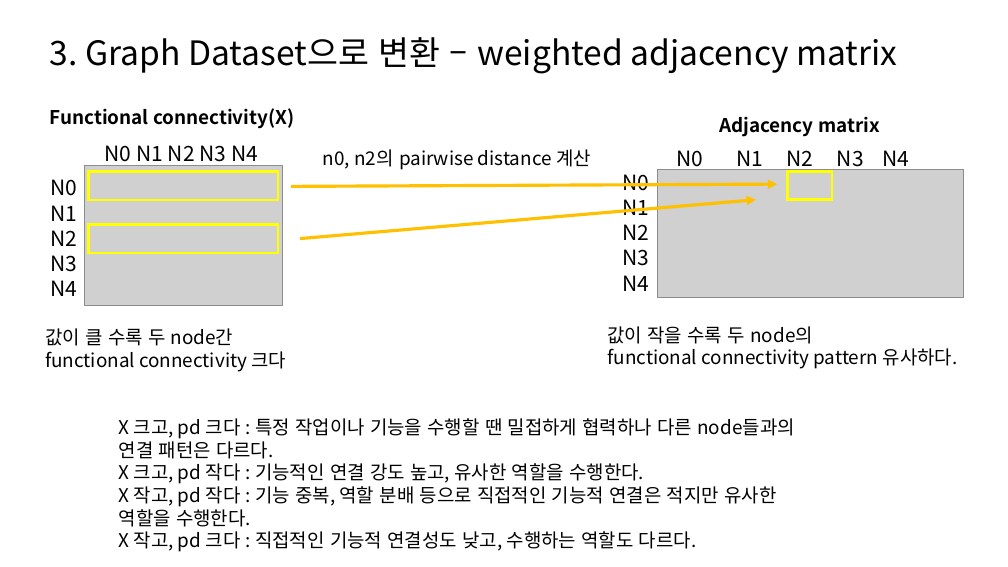
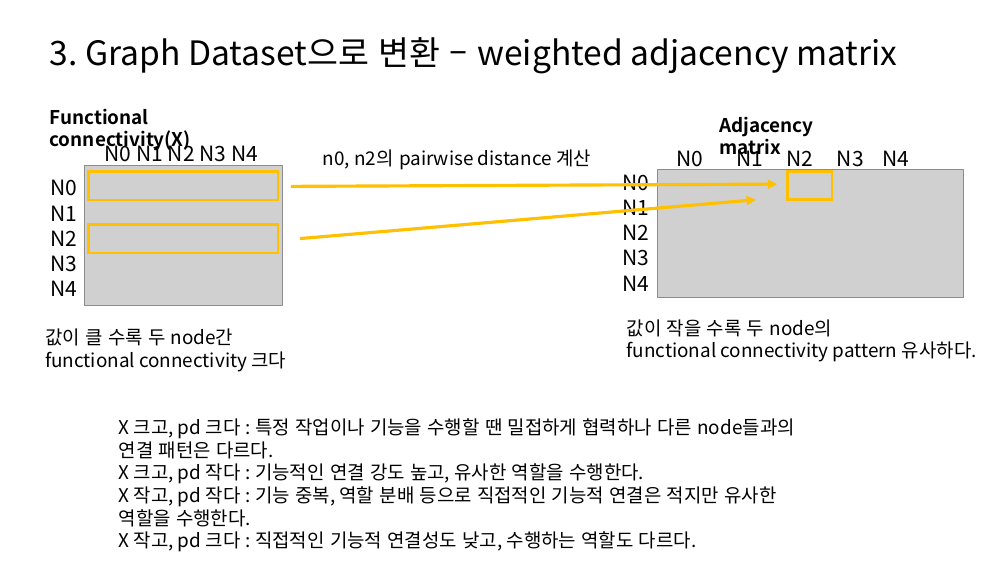
Before and after one commit to janett105/GNN_SCHZ, a slide deck: slide 8 of Presentation/초기 발표 (1).pptx. Drawn at 1008x567 pixels with LibreOffice and Linux fonts; fonts in the diff are those of the drawing; grey boxes stand for pictures. Boxes give left, top, right and bottom in pixels: in the first picture for what was removed or moved away, otherwise in the second. Text is boxed around its words. In the diff, an @@ line names an element or a change of style, - is before the commit and + after.

```diff
--- a/Presentation/초기 발표 (1).pptx
+++ b/Presentation/초기 발표 (1).pptx
@@ text "Functional connectivity(X)" rewrapped from [50, 108, 294, 129] to [50, 108, 191, 152] @@
@@ text "Adjacency matrix" rewrapped from [719, 116, 880, 137] to [719, 116, 814, 160] @@
@@ outline #FFFF00 2.25 pt to #FFC000 2.25 pt in 3 elements at [88, 172, 278, 200], [88, 225, 278, 253], [788, 172, 833, 200] @@
@@ text "값이 작을 수록 두 node의": place and size @@
-text "값이 작을 수록 두 node의" at [607, 326, 958, 369]
+text "값이 작을 수록 두 node의" at [627, 319, 977, 362]
```
Also in this commit, not shown: 7 other slides changed, 5 slides added, 1 slide removed, 30 other files.
